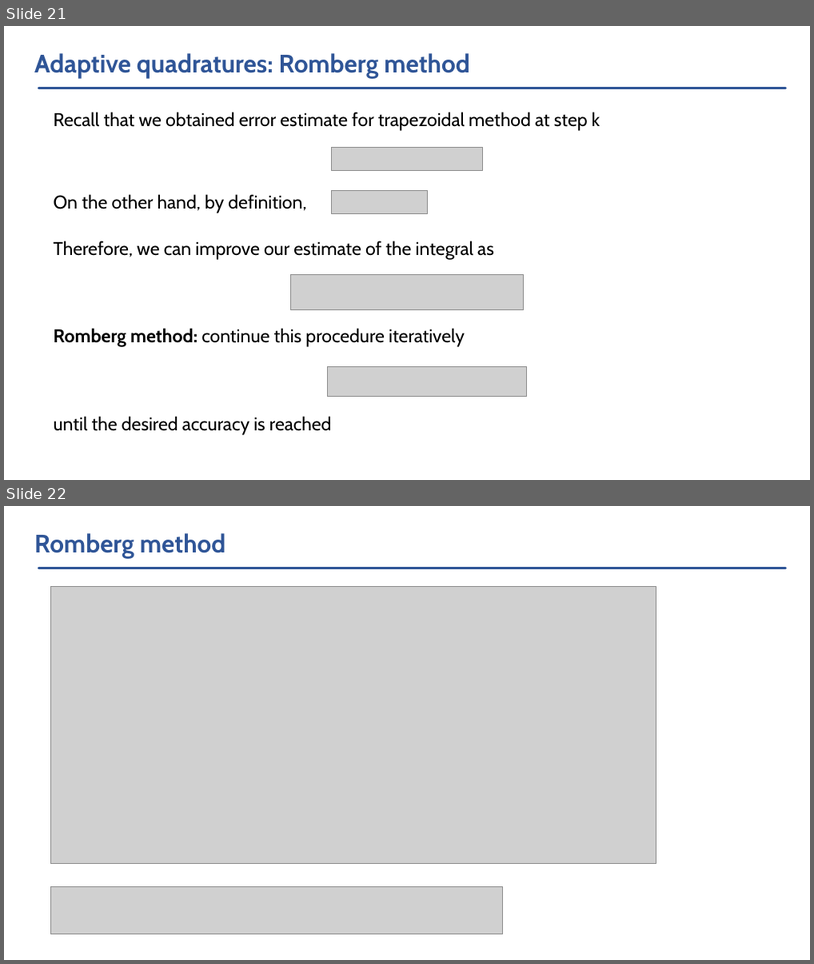
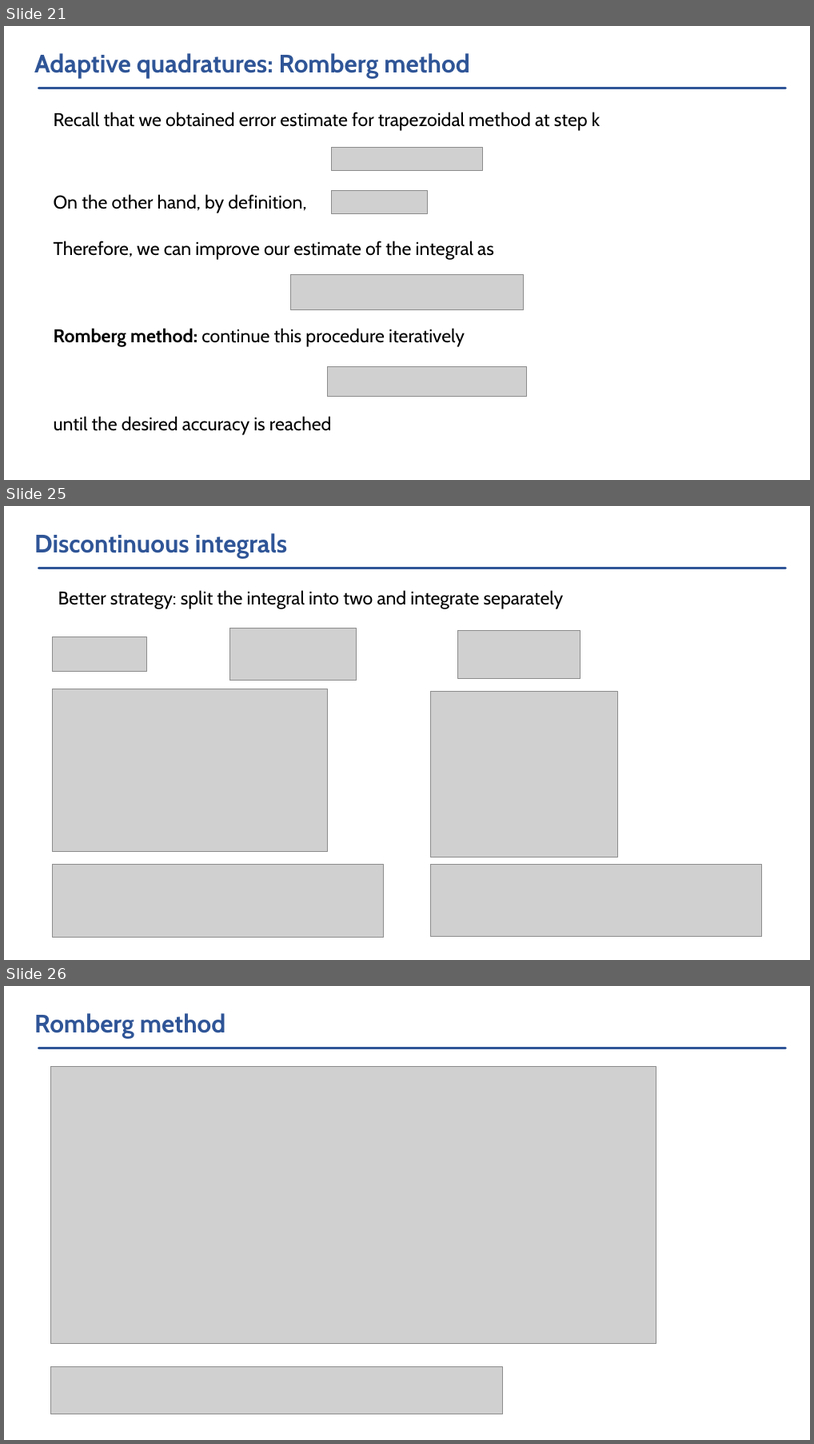
Before and after one commit to vlvovch/PHYS6350-ComputationalPhysics, a slide deck: slides/Lecture8-02-11-25-NumericalIntegration.pptx. Shown one above the other, each under a label of ours: slides 21 and 22 before the commit, slides 21, 25 and 26 after it; the slides between them are not shown. The pictures are 814x964 and 814x1444 pixels, drawn with LibreOffice and Linux fonts; fonts in the diff are those of the drawing; grey boxes stand for pictures. Boxes give left, top, right and bottom in pixels: in the first picture for what was removed or moved away, otherwise in the second. Text is boxed around its words. In the diff, an @@ line names an element or a change of style, - is before the commit and + after.

```diff
--- a/slides/Lecture8-02-11-25-NumericalIntegration.pptx
+++ b/slides/Lecture8-02-11-25-NumericalIntegration.pptx
@@ slide 25 added at (x1=4, y1=506, x2=810, y2=960), background #FFFFFF; not listed: 1 template element that a slide beside it also shows @@
@@ title added at (x1=34, y1=533, x2=287, y2=558), 30 pt, text #2F5597, bold @@
+Discontinuous integrals
@@ text added at (x1=58, y1=590, x2=564, y2=609), 22 pt, text #000000 @@
+Better strategy: split the integral into two and integrate separately
@@ picture added at (x1=52, y1=637, x2=146, y2=672) @@
@@ picture added at (x1=230, y1=628, x2=357, y2=680) @@
@@ picture added at (x1=458, y1=631, x2=581, y2=679) @@
@@ picture added at (x1=52, y1=688, x2=328, y2=852) @@
@@ picture added at (x1=431, y1=691, x2=618, y2=857) @@
@@ picture added at (x1=52, y1=864, x2=383, y2=936) @@
@@ picture added at (x1=431, y1=864, x2=762, y2=936) @@
@@ what was slide 22 is now slide 26 @@
```
Also in this commit, not shown: 3 other slides added, 5 other files.
